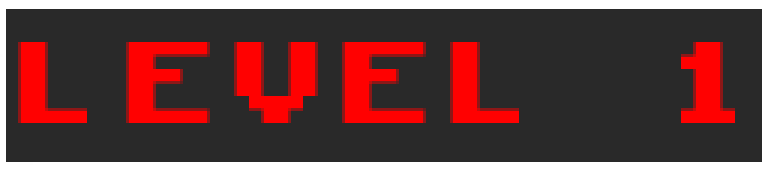
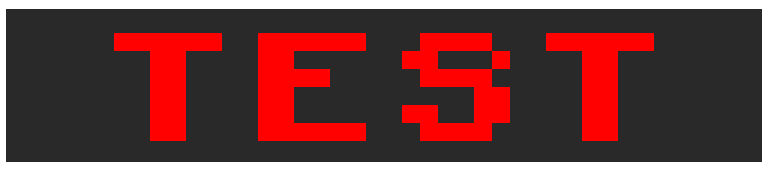
Before/after of a 768px x 171px layered artwork. What changed in the layer stack:
added layer "Test" above "Level1" over [114, 33, 654, 141]
hid "Level1" over [18, 42, 735, 123]
